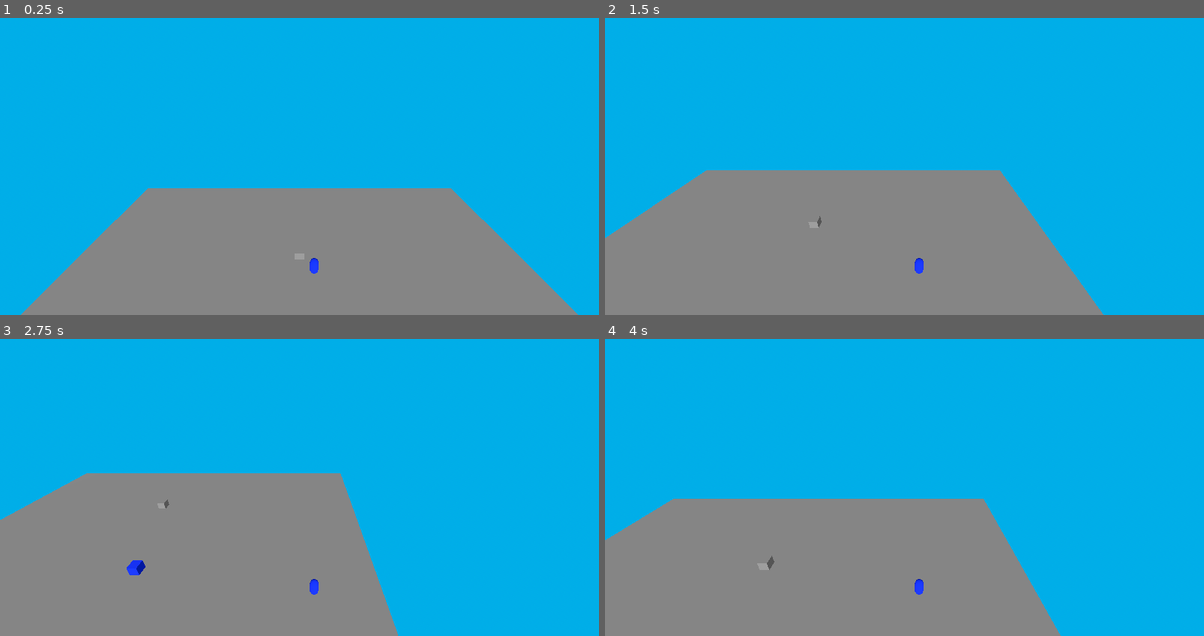
Above: before the commit, frames 1-4 (two rows, left to right).
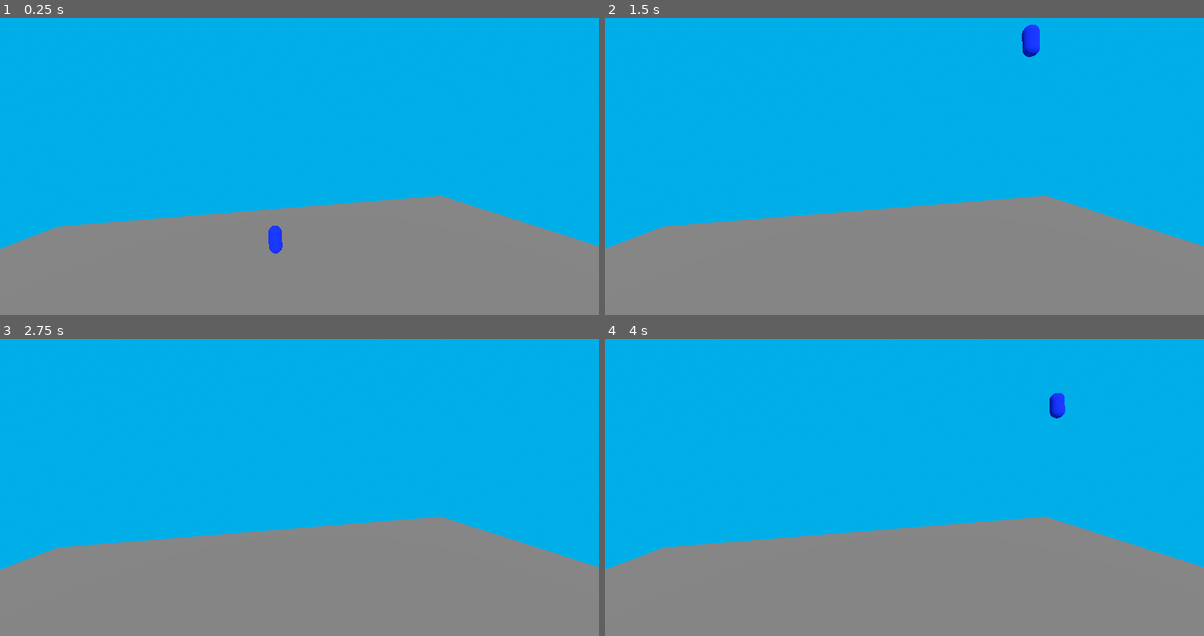
Above: after the commit, the same moments.

Repository: Tachobrenner/proj003
Game: Godot game, scene res://Main.tscn
Same seed, same stepped clock (60 frames per second), same inputs: the game is played once before the commit and once after it.
Inputs:
- Up to frame 1 (0.25 s): no input
- Up to frame 2 (1.5 s): hold D (move_right) 0.53-1.28 s; tap Space (jump) at 0.6, 0.77, 1.07, 1.35 s; hold S (move_back) from 1.28 s (still down)
- Up to frame 3 (2.75 s): tap Space (jump) at 1.52, 1.82, 2.1 s; release S (move_back) at 2.03 s; hold D (move_right) from 2.03 s (still down)
- Up to frame 4 (4 s): release D (move_right) at 2.78 s; hold W (move_forward) 2.78-3.53 s; tap Space (jump) at 2.85, 3.02, 3.32, 3.6, 3.77 s; hold A (move_left) from 3.53 s (still down)

The runs differ from the first frame. In frame 1, 9.9% of the frame differs, in the area x 0-100%, y 57-100%; in frame 2, 16%; in frame 3, 25%, in the area x 0-100%, y 45-100%; in frame 4, 18%.

Commit message:
Add files via upload

Diff:
--- a/proj-003/Main.tscn
+++ b/proj-003/Main.tscn
@@ -18,6 +18,8 @@
 
 [sub_resource type="CapsuleShape3D" id="CapsuleShape3D_uu6xs"]
 
+[sub_resource type="CapsuleMesh" id="CapsuleMesh_r0du0"]
+
 [sub_resource type="Sky" id="Sky_glv2v"]
 sky_material = ExtResource("1_glv2v")
 
@@ -29,8 +31,6 @@
 reflected_light_source = 1
 
 [sub_resource type="CameraAttributesPractical" id="CameraAttributesPractical_glv2v"]
-
-[sub_resource type="CapsuleMesh" id="CapsuleMesh_r0du0"]
 
 [node name="Node" type="Node"]
 
@@ -44,13 +44,16 @@
 
 [node name="RigidBody3D" type="RigidBody3D" parent="."]
 transform = Transform3D(1, 0, 0, 0, 1, 0, 0, 0, 1, 3.3644166, 0.23724365, 0)
+visible = false
 physics_material_override = SubResource("PhysicsMaterial_rxg2q")
 
 [node name="CollisionShape3D" type="CollisionShape3D" parent="RigidBody3D"]
+visible = false
 shape = SubResource("BoxShape3D_0be51")
 
 [node name="MeshInstance3D" type="MeshInstance3D" parent="RigidBody3D"]
 transform = Transform3D(1, 0, 0, 0, 1, 0, 0, 0, 1, 0, 4.423294, 0)
+visible = false
 mesh = SubResource("BoxMesh_j1beo")
 surface_material_override/0 = ExtResource("1_uu6xs")
 
@@ -60,16 +63,10 @@
 [node name="Player" type="CharacterBody3D" parent="."]
 transform = Transform3D(1, 0, 0, 0, 1, 0, 0, 0, 1, 1.6729798, 6.8965254, -11.090853)
 script = ExtResource("2_r0du0")
+jump_impulse = 50
 
 [node name="CollisionShape3D" type="CollisionShape3D" parent="Player"]
 shape = SubResource("CapsuleShape3D_uu6xs")
-
-[node name="Camera3D" type="Camera3D" parent="Player"]
-transform = Transform3D(1, 0, 0, 0, 0.89495, 0.4461666, 0, -0.4461666, 0.89495, -1.6729798, 23.327099, 16.322393)
-
-[node name="WorldEnvironment" type="WorldEnvironment" parent="Player/Camera3D"]
-environment = SubResource("Environment_rxg2q")
-camera_attributes = SubResource("CameraAttributesPractical_glv2v")
 
 [node name="Pivot" type="Node3D" parent="Player"]
 
@@ -78,13 +75,26 @@
 skeleton = NodePath("../..")
 surface_material_override/0 = ExtResource("1_uu6xs")
 
+[node name="WorldEnvironment" type="WorldEnvironment" parent="."]
+environment = SubResource("Environment_rxg2q")
+camera_attributes = SubResource("CameraAttributesPractical_glv2v")
+
 [node name="RigidBody3D2" type="RigidBody3D" parent="."]
 transform = Transform3D(1, 0, 0, 0, 1, 0, 0, 0, 1, 0, 2.4732323, 5.9122906)
+visible = false
 physics_material_override = SubResource("PhysicsMaterial_rxg2q")
 
 [node name="CollisionShape3D" type="CollisionShape3D" parent="RigidBody3D2"]
+visible = false
 shape = SubResource("BoxShape3D_0be51")
 
 [node name="MeshInstance3D" type="MeshInstance3D" parent="RigidBody3D2"]
 transform = Transform3D(1, 0, 0, 0, 1, 0, 0, 0, 1, 0, 4.423293, -17.003143)
+visible = false
 mesh = SubResource("BoxMesh_j1beo")
+
+[node name="CameraPivot" type="Marker3D" parent="."]
+transform = Transform3D(0.99331445, 0, -0.11543993, 0, 1, 0, 0.11543993, 0, 0.99331445, 0, 3.5328069, 0)
+
+[node name="Camera3D" type="Camera3D" parent="CameraPivot"]
+transform = Transform3D(0.9987068, 0.049362626, 0.012174718, -0.049609043, 0.9985513, 0.020843811, -0.011128195, -0.021420822, 0.99970853, 2.7142282, 7.991302, 4.933703)
--- a/proj-003/player.gd
+++ b/proj-003/player.gd
@@ -5,6 +5,9 @@
 
 # the downward acceleration when in the air, in meters per second squared
 @export var fall_acceleration = 75
+
+# Vertical impulse applied to the character upon jumping in meters per second.
+@export var jump_impulse = 20
 
 var target_velocity = Vector3.ZERO
 
@@ -41,4 +44,7 @@
 
 	# Moving the Character
 	velocity = target_velocity
+
+	if is_on_floor() and Input.is_action_just_pressed("jump"):
+		target_velocity.y = jump_impulse
 	move_and_slide()
